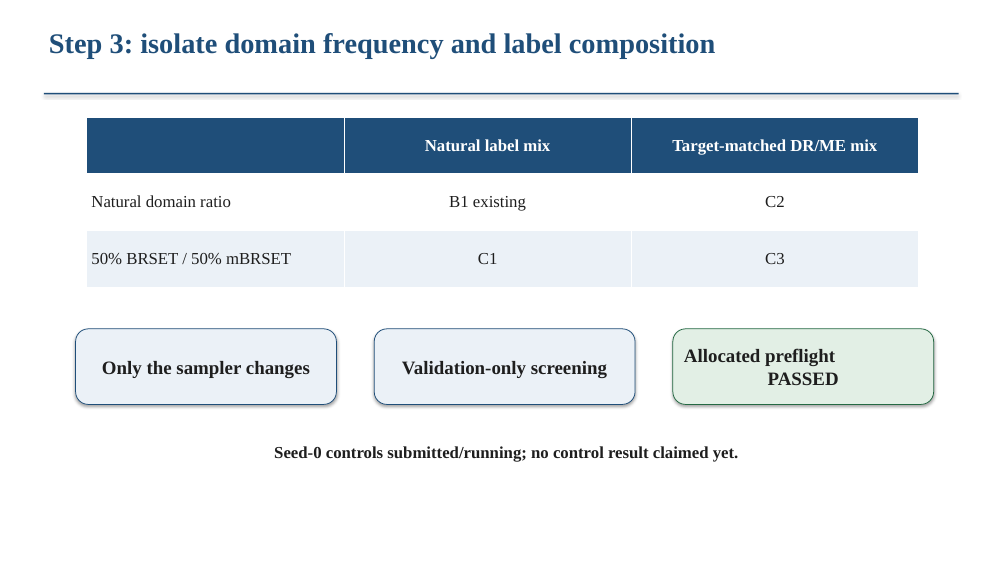
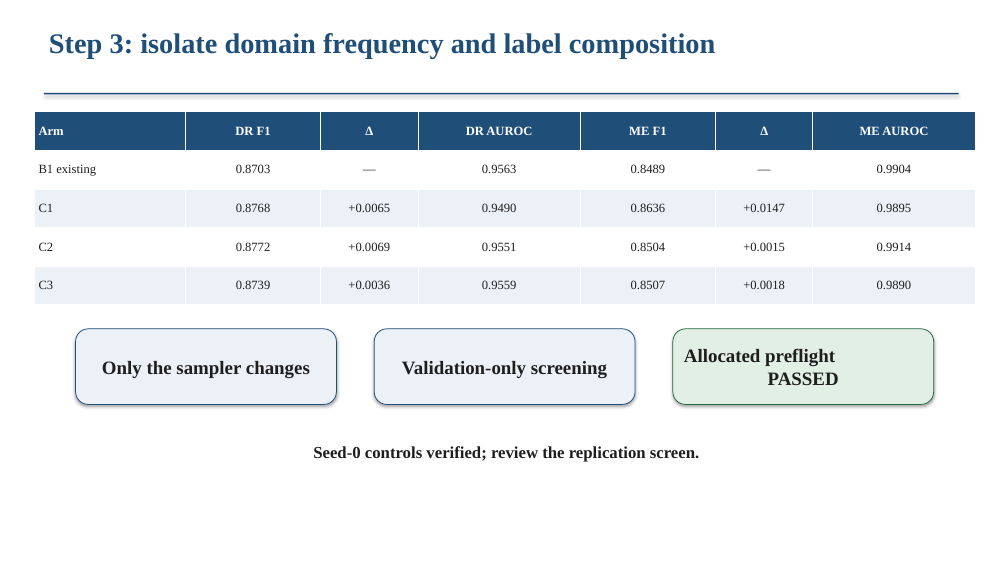
Before and after one commit to Sahith59/brset-convnextv2, a slide deck: slide 7 of research/codex/reports/BRSET_mBRSET_Research_Update.pptx. Drawn at 1008x567 pixels with LibreOffice and Linux fonts; fonts in the diff are those of the drawing. Boxes give left, top, right and bottom in pixels: in the first picture for what was removed or moved away, otherwise in the second. Text is boxed around its words. In the diff, an @@ line names an element or a change of style, - is before the commit and + after.

Commit message:
Record Step 3 seed-zero controls and replicate C1

```diff
--- a/research/codex/reports/BRSET_mBRSET_Research_Update.pptx
+++ b/research/codex/reports/BRSET_mBRSET_Research_Update.pptx
@@ table at box(34, 112, 976, 305) @@
- | Natural label mix | Target-matched DR/ME mix
-Natural domain ratio | B1 existing | C2
-50% BRSET / 50% mBRSET | C1 | C3
+Arm | DR F1 | Δ | DR AUROC | ME F1 | Δ | ME AUROC
+B1 existing | 0.8703 | — | 0.9563 | 0.8489 | — | 0.9904
+C1 | 0.8768 | +0.0065 | 0.9490 | 0.8636 | +0.0147 | 0.9895
+C2 | 0.8772 | +0.0069 | 0.9551 | 0.8504 | +0.0015 | 0.9914
+C3 | 0.8739 | +0.0036 | 0.9559 | 0.8507 | +0.0018 | 0.9890
@@ table: place and size @@
-table at box(87, 117, 919, 287)
+table at box(34, 112, 976, 305)
@@ text at box(313, 446, 699, 462): text changed @@
-Seed-0 controls submitted/running; no control result claimed yet.
+Seed-0 controls verified; review the replication screen.
```
Also in this commit, not shown: 1 other slide changed, 15 other files.
